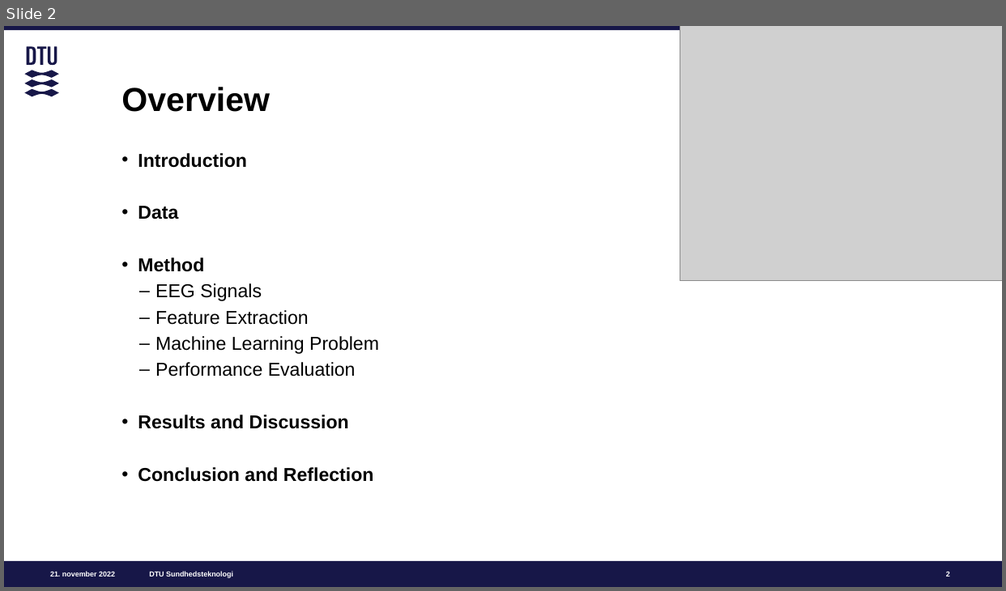
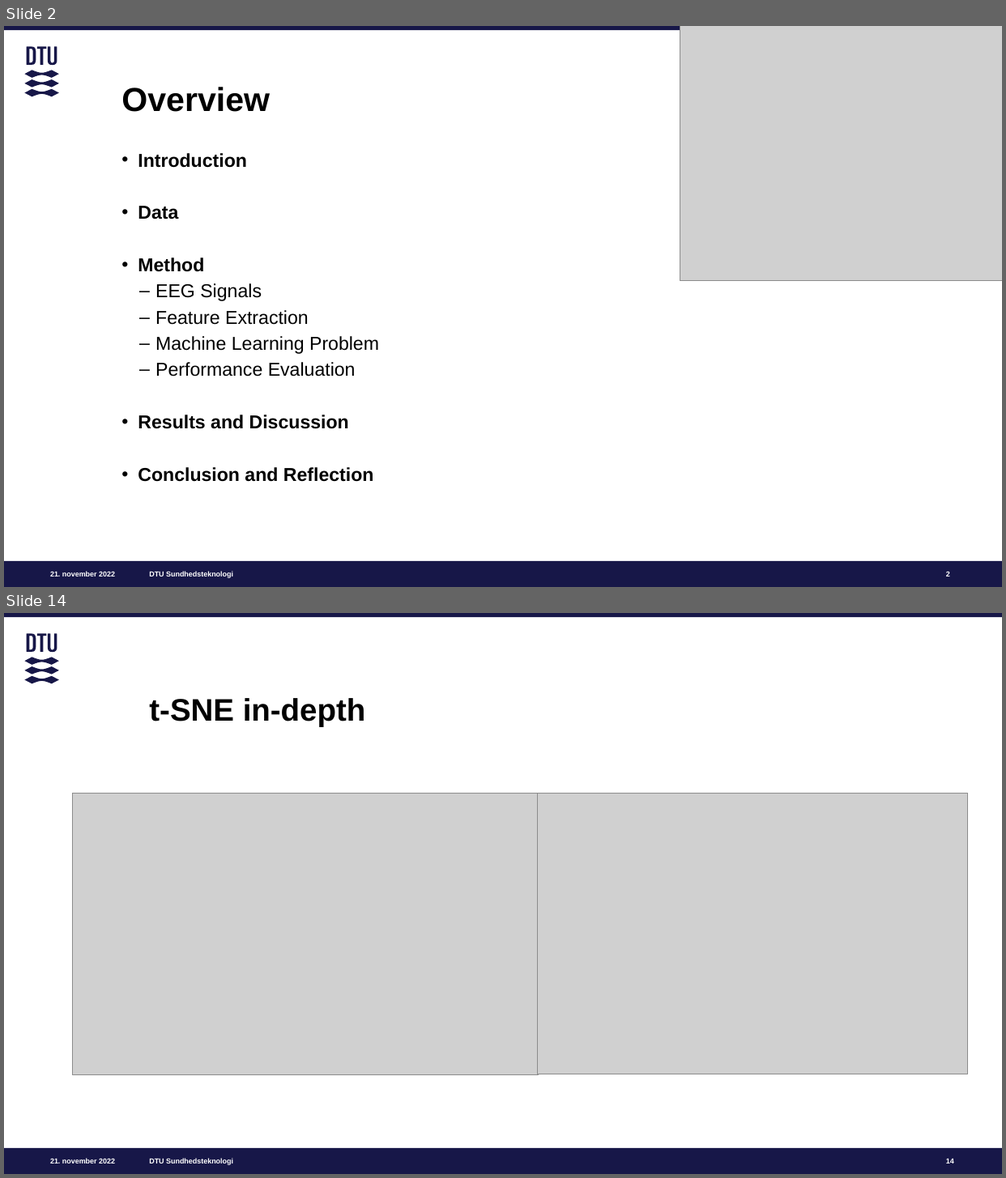
Before and after one commit to m-nguyen98/bsc_project, a slide deck: papers/BSc_Presentation.pptx. Shown one above the other, each under a label of ours: slide 2 before the commit, slides 2 and 14 after it; the slides between them are not shown. The pictures are 1006x591 and 1006x1178 pixels, drawn with LibreOffice and Linux fonts; fonts in the diff are those of the drawing; grey boxes stand for pictures. Boxes give left, top, right and bottom in pixels: in the first picture for what was removed or moved away, otherwise in the second. Text is boxed around its words. In the diff, an @@ line names an element or a change of style, - is before the commit and + after.

```diff
--- a/papers/BSc_Presentation.pptx
+++ b/papers/BSc_Presentation.pptx
@@ slide 14 added at <box>4,613,1002,1174</box>, background #FFFFFF; not listed: 5 template elements that a slide beside it also shows @@
@@ title added at <box>149,698,366,727</box>, 30 pt, text #000000, bold @@
+t-SNE in-depth
@@ picture added at <box>73,794,539,1075</box> @@
@@ picture added at <box>538,794,968,1075</box> @@
@@ page number added at <box>946,1159,954,1164</box>, 7 pt, text #FFFFFF, bold @@
+14
```
Also in this commit, not shown: 4 slides changed, 10 other slides added, 4 slides removed.
